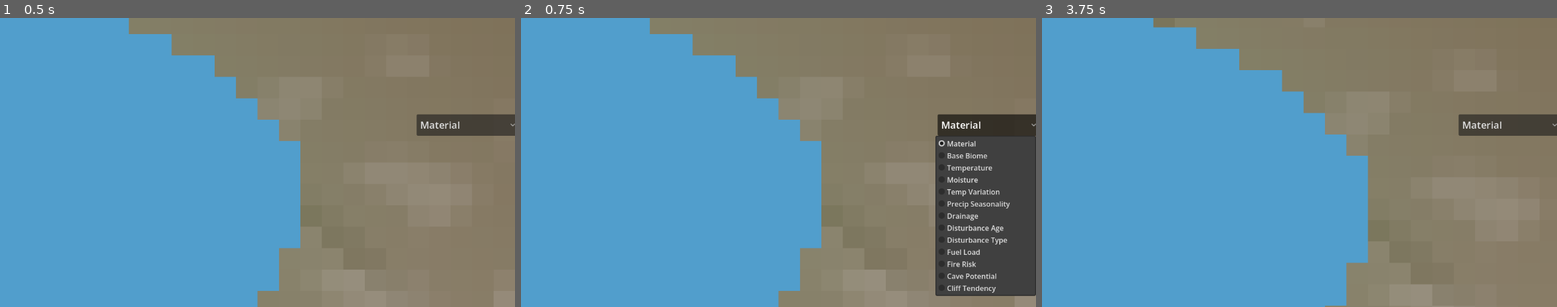
Above: before the commit, frames 1-3 (left to right).
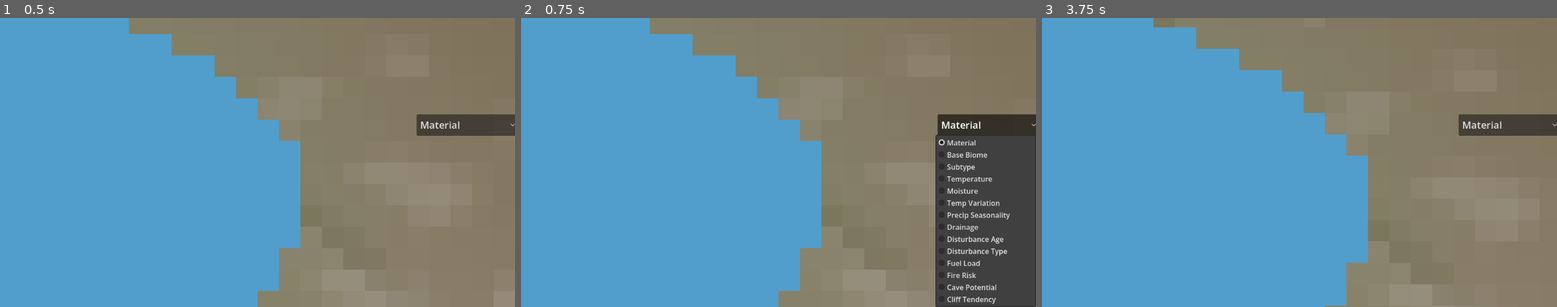
Above: after the commit, the same moments.

Repository: joahreason/explore
Game: Godot game, scene res://world.tscn
The game is run twice, just before and just after one commit, with the same random seed, the same clock (stepped at 60 frames per second) and the same inputs.
Inputs (mouse positions are in pixels of both pictures, inside the frame that each line leads up to):
- Up to frame 1 (0.5 s): no input
- Up to frame 2 (0.75 s): click "Material" at 0.5 s
- Up to frame 3 (3.75 s): click "Material" at 1.25 s; click "Material" at 2 s; tap Enter at 2.75 s; move the mouse to (1412, 148) at 2.77 s; tap B at 2.85 s; click (1412, 148) at 2.92 s; tap Space at 3.5 s; drag from (1196, 176) to (1273, 220) at 3.52 s

Frame 1 is identical in both runs. In frame 2, 2.2% of the frame differs, in the area x 80-100%, y 40-100%; in frame 3, nothing differs.

Commit message:
Biome variety Phase 8: subtype layer
New biome_subtype.gd - Stage 2 of the classifier. Given a base_biome
and the environmental sample, dispatches to a small PER-BIOME-SCOPED
score competition (3-5 candidates, never a global list across all
biomes): Forest -> Boreal/Temperate/Tropical/Montane/Dry Woodland;
Grassland -> Prairie/Steppe/Alpine Meadow; Desert -> Hot/Cold/Rocky;
Wetland+Swamp -> Marsh/Bog/Fen; Beach -> Dunes/Rocky Shore/Mangrove.
Deliberately a starting vocabulary (~6 base biomes), not exhaustive -
more get added the same way, one small scoped dispatch at a time, per
plan.

BiomeClassifier.classify_full(s) is the new orchestrator returning
{base_biome, subtype, modifiers (empty until Phase 9), confidence,
scores}.

biome_overlay_chunk.gd now takes an optional separate labels array
distinct from the cells used for fill/outline - lets the new Subtype
view show "Forest (Montane)"-style text while region shapes/colors
still key on base biome alone (subtype color-coding is future work,
not needed to make the label itself useful). ChunkManager gained a
SUBTYPE view mode and an _is_label_view() helper so BASE_BIOME and
SUBTYPE share the same overlay-rebuild logic when switching between
them.

Verified via diagnostic distribution dump: all 6 subtyped biomes show
multiple distinct subtypes with sensible counts; a few combinations
were absent (Desert/Hot, Swamp/Bog) but that's explained by the test
window being a cold/tundra-heavy region, not a bug.

Co-Authored-By: Claude Sonnet 5 <noreply@anthropic.com>
Claude-Session: https://claude.ai/code/session_01FGRKBehJuHB2bSj53HPTpB

Diff:
--- a/scripts/biome_classifier.gd
+++ b/scripts/biome_classifier.gd
@@ -13,6 +13,8 @@
 ## what lets Forest/Rainforest and Grassland/Savanna naturally divide by
 ## whichever's extra conditions are actually met, instead of one hiding
 ## behind the other in a fixed check order.
+
+const BiomeSubtypeScript := preload("res://scripts/biome_subtype.gd")
 
 const BIOME_COLORS := {
 	"Ocean": Color(0.15, 0.35, 0.75, 0.55),
@@ -39,6 +41,15 @@
 ## behavior unchanged, just now backed by classify_detailed().
 static func classify(s: Dictionary) -> String:
 	return classify_detailed(s)["base_biome"]
+
+
+## {base_biome, subtype, modifiers, confidence, scores} - the real
+## "DerivedBiome" result. modifiers is filled in by Phase 9; empty for now.
+static func classify_full(s: Dictionary) -> Dictionary:
+	var d := classify_detailed(s)
+	d["subtype"] = BiomeSubtypeScript.classify(s, d["base_biome"])
+	d["modifiers"] = []
+	return d
 
 
 ## Returns {base_biome, scores, confidence}. confidence is the gap between
--- a/scripts/biome_overlay_chunk.gd
+++ b/scripts/biome_overlay_chunk.gd
@@ -7,13 +7,17 @@
 
 const BiomeClassifierScript := preload("res://scripts/biome_classifier.gd")
 
-var _cells: Array = []
+var _cells: Array = []    # base biome names - drives fill color + outlines
+var _labels: Array = []   # display text per cell - may differ from _cells
 var _chunk_size: int = 16
 var _tile_size: int = 12
 
 
-func setup(cells: Array, chunk_size: int, tile_size: int) -> void:
+## labels defaults to cells (base-biome-only label) when not given, so
+## existing callers (Base Biome view) don't need to change.
+func setup(cells: Array, chunk_size: int, tile_size: int, labels: Array = []) -> void:
 	_cells = cells
+	_labels = labels if not labels.is_empty() else cells
 	_chunk_size = chunk_size
 	_tile_size = tile_size
 	queue_redraw()
@@ -41,8 +45,8 @@
 				var y := float((ly + 1) * _tile_size)
 				draw_line(Vector2(lx * _tile_size, y), Vector2((lx + 1) * _tile_size, y), outline_color, 1.0)
 
-	var center_biome: String = _cells[(_chunk_size / 2) * stride + (_chunk_size / 2)]
+	var center_label: String = _labels[(_chunk_size / 2) * stride + (_chunk_size / 2)]
 	var font := ThemeDB.fallback_font
 	var text_pos := Vector2(4, _chunk_size * _tile_size * 0.5)
-	draw_string(font, text_pos + Vector2(1, 1), center_biome, HORIZONTAL_ALIGNMENT_LEFT, -1, 12, Color.BLACK)
-	draw_string(font, text_pos, center_biome, HORIZONTAL_ALIGNMENT_LEFT, -1, 12, Color.WHITE)
+	draw_string(font, text_pos + Vector2(1, 1), center_label, HORIZONTAL_ALIGNMENT_LEFT, -1, 12, Color.BLACK)
+	draw_string(font, text_pos, center_label, HORIZONTAL_ALIGNMENT_LEFT, -1, 12, Color.WHITE)
--- /dev/null
+++ b/scripts/biome_subtype.gd
@@ -0,0 +1,93 @@
+class_name BiomeSubtype
+extends RefCounted
+
+## Stage 2 of the classifier: given a base_biome (from BiomeClassifier) and
+## the same environmental sample, pick a smaller, PER-BIOME-SCOPED subtype.
+## Each dispatch function only ever competes 3-5 candidates against each
+## other - never a single global list across all biomes - which is what
+## keeps this from becoming an unmaintainable conditional tree as more
+## subtypes get added later.
+##
+## Deliberately a starting vocabulary (~6 base biomes covered), not
+## exhaustive coverage of every biome - more get added the same way,
+## one small scoped dispatch at a time.
+
+static func classify(s: Dictionary, base_biome: String) -> String:
+	match base_biome:
+		"Forest":
+			return _argmax(_score_forest(s))
+		"Grassland":
+			return _argmax(_score_grassland(s))
+		"Desert":
+			return _argmax(_score_desert(s))
+		"Wetland", "Swamp":
+			return _argmax(_score_wetland(s))
+		"Beach":
+			return _argmax(_score_coastal(s))
+	return ""
+
+
+static func _score_forest(s: Dictionary) -> Dictionary:
+	var temperature: float = s["temperature"]
+	var moisture: float = s["moisture"]
+	var elev01 := clampf((float(s["elevation"]) + 1.0) * 0.5, 0.0, 1.0)
+	return {
+		"Montane": smoothstep(0.5, 0.72, elev01),
+		"Boreal": smoothstep(0.05, 0.35, -temperature),
+		"Tropical": smoothstep(0.1, 0.25, temperature) * smoothstep(0.45, 0.6, moisture),
+		"Dry Woodland": smoothstep(0.05, 0.2, temperature) * (1.0 - smoothstep(0.4, 0.55, moisture)),
+		"Temperate": 0.15,
+	}
+
+
+static func _score_grassland(s: Dictionary) -> Dictionary:
+	var temperature: float = s["temperature"]
+	var moisture: float = s["moisture"]
+	var elev01 := clampf((float(s["elevation"]) + 1.0) * 0.5, 0.0, 1.0)
+	return {
+		"Alpine Meadow": smoothstep(0.45, 0.65, elev01),
+		"Steppe": smoothstep(0.0, 0.25, -temperature) * (1.0 - smoothstep(0.25, 0.4, moisture)),
+		"Prairie": 0.15,
+	}
+
+
+static func _score_desert(s: Dictionary) -> Dictionary:
+	var temperature: float = s["temperature"]
+	var erosion: float = s["erosion"]
+	return {
+		"Rocky": smoothstep(0.15, 0.35, erosion),
+		"Cold": smoothstep(0.0, 0.3, -temperature),
+		"Hot": smoothstep(0.0, 0.2, temperature),
+	}
+
+
+static func _score_wetland(s: Dictionary) -> Dictionary:
+	var temperature: float = s["temperature"]
+	var drainage: float = s["drainage"]
+	return {
+		"Bog": smoothstep(0.0, 0.25, -temperature) * (1.0 - smoothstep(0.3, 0.5, drainage)),
+		"Fen": smoothstep(0.35, 0.55, drainage),
+		"Marsh": 0.15,
+	}
+
+
+static func _score_coastal(s: Dictionary) -> Dictionary:
+	var temperature: float = s["temperature"]
+	var moisture: float = s["moisture"]
+	var erosion: float = s["erosion"]
+	return {
+		"Rocky Shore": smoothstep(0.2, 0.4, erosion),
+		"Mangrove": smoothstep(0.1, 0.25, temperature) * smoothstep(0.4, 0.6, moisture),
+		"Dunes": 0.15,
+	}
+
+
+static func _argmax(scores: Dictionary) -> String:
+	var best_name := ""
+	var best_score := -INF
+	for name in scores.keys():
+		var v: float = scores[name]
+		if v > best_score:
+			best_score = v
+			best_name = name
+	return best_name
--- a/scripts/chunk_manager.gd
+++ b/scripts/chunk_manager.gd
@@ -17,12 +17,14 @@
 const UNLOAD_BUFFER := 2       # extra chunks beyond load radius before freeing (hysteresis)
 
 ## Render-method views swap what color a chunk's base image is built from
-## (see _color_for) - cheap, one Sprite2D per chunk, no extra layer. Only
-## BASE_BIOME additionally draws the label overlay, since text can't be
-## baked into a flat pixel image. Keep in sync with view_mode_dropdown.gd.
+## (see _color_for) - cheap, one Sprite2D per chunk, no extra layer.
+## BASE_BIOME and SUBTYPE additionally draw a label overlay, since text can't
+## be baked into a flat pixel image (see _is_label_view). Keep in sync with
+## view_mode_dropdown.gd.
 enum ViewMode {
 	MATERIAL,
 	BASE_BIOME,
+	SUBTYPE,
 	TEMPERATURE,
 	MOISTURE,
 	TEMP_VARIATION,
@@ -48,7 +50,7 @@
 var _target: Node2D
 var _world_gen: WorldGen
 var _loaded_chunks: Dictionary = {}   # Vector2i chunk -> Sprite2D
-var _loaded_overlays: Dictionary = {} # Vector2i chunk -> Node2D (biome overlay), only in BASE_BIOME view
+var _loaded_overlays: Dictionary = {} # Vector2i chunk -> Node2D (biome overlay), only in a label view
 var _view_mode: ViewMode = ViewMode.MATERIAL
 var _last_center: Vector2i = Vector2i(1 << 30, 1 << 30)  # force first update
 var _last_load_radius: int = -1
@@ -97,6 +99,10 @@
 	set_view_mode(ViewMode.MATERIAL if _view_mode == ViewMode.BASE_BIOME else ViewMode.BASE_BIOME)
 
 
+func _is_label_view(mode: ViewMode) -> bool:
+	return mode == ViewMode.BASE_BIOME or mode == ViewMode.SUBTYPE
+
+
 ## Public entry point for the view-mode dropdown. Regenerates every currently
 ## loaded chunk's image in place (swap Sprite2D.texture) rather than adding a
 ## second layer - see plan doc §7 for why heatmap views are render methods,
@@ -104,17 +110,22 @@
 func set_view_mode(mode: ViewMode) -> void:
 	if mode == _view_mode:
 		return
-	var was_biome := _view_mode == ViewMode.BASE_BIOME
+	var was_label := _is_label_view(_view_mode)
 	_view_mode = mode
-	var now_biome := _view_mode == ViewMode.BASE_BIOME
+	var now_label := _is_label_view(_view_mode)
 
 	for chunk_coord in _loaded_chunks.keys():
 		_regenerate_chunk_image(chunk_coord)
 
-	if now_biome and not was_biome:
+	if now_label:
+		# Also covers switching BASE_BIOME <-> SUBTYPE directly - labels
+		# differ, so existing overlays need rebuilding either way.
+		for overlay in _loaded_overlays.values():
+			overlay.queue_free()
+		_loaded_overlays.clear()
 		for chunk_coord in _loaded_chunks.keys():
 			_generate_overlay_chunk(chunk_coord)
-	elif was_biome and not now_biome:
+	elif was_label:
 		for overlay in _loaded_overlays.values():
 			overlay.queue_free()
 		_loaded_overlays.clear()
@@ -217,7 +228,7 @@
 
 	_loaded_chunks[chunk_coord] = sprite
 
-	if _view_mode == ViewMode.BASE_BIOME:
+	if _is_label_view(_view_mode):
 		_generate_overlay_chunk(chunk_coord)
 
 
@@ -229,19 +240,34 @@
 ## Biome labels are derived from the same WorldGen fields but sampled on a
 ## (chunk_size+1)^2 grid so boundary outlines line up with tiles one step
 ## into the neighboring chunk, without that chunk needing to be loaded.
+## Fill/outlines always key on base biome; SUBTYPE view only changes the
+## drawn label text ("Forest (Montane)" etc.), not the region shapes.
 func _generate_overlay_chunk(chunk_coord: Vector2i) -> void:
 	var base := chunk_coord * CHUNK_SIZE
 	var stride := CHUNK_SIZE + 1
+	var show_subtype := _view_mode == ViewMode.SUBTYPE
 	var biome_grid := []
+	var label_grid := []
 	biome_grid.resize(stride * stride)
+	label_grid.resize(stride * stride)
 
 	for ly in range(stride):
 		for lx in range(stride):
 			var sample := _world_gen.sample(base.x + lx, base.y + ly)
-			biome_grid[ly * stride + lx] = BiomeClassifierScript.classify(sample)
+			var i := ly * stride + lx
+			if show_subtype:
+				var full: Dictionary = BiomeClassifierScript.classify_full(sample)
+				var base_biome: String = full["base_biome"]
+				var subtype: String = full["subtype"]
+				biome_grid[i] = base_biome
+				label_grid[i] = "%s (%s)" % [base_biome, subtype] if subtype != "" else base_biome
+			else:
+				var base_biome: String = BiomeClassifierScript.classify(sample)
+				biome_grid[i] = base_biome
+				label_grid[i] = base_biome
 
 	var overlay := BiomeOverlayChunkScript.new()
-	overlay.setup(biome_grid, CHUNK_SIZE, TILE_SIZE)
+	overlay.setup(biome_grid, CHUNK_SIZE, TILE_SIZE, label_grid)
 	overlay.position = Vector2(base.x * TILE_SIZE, base.y * TILE_SIZE)
 	overlay_root.add_child(overlay)
 	_loaded_overlays[chunk_coord] = overlay
--- a/scripts/view_mode_dropdown.gd
+++ b/scripts/view_mode_dropdown.gd
@@ -8,6 +8,7 @@
 const ITEMS := [
 	{"label": "Material", "mode": ChunkManagerScript.ViewMode.MATERIAL},
 	{"label": "Base Biome", "mode": ChunkManagerScript.ViewMode.BASE_BIOME},
+	{"label": "Subtype", "mode": ChunkManagerScript.ViewMode.SUBTYPE},
 	{"label": "Temperature", "mode": ChunkManagerScript.ViewMode.TEMPERATURE},
 	{"label": "Moisture", "mode": ChunkManagerScript.ViewMode.MOISTURE},
 	{"label": "Temp Variation", "mode": ChunkManagerScript.ViewMode.TEMP_VARIATION},
